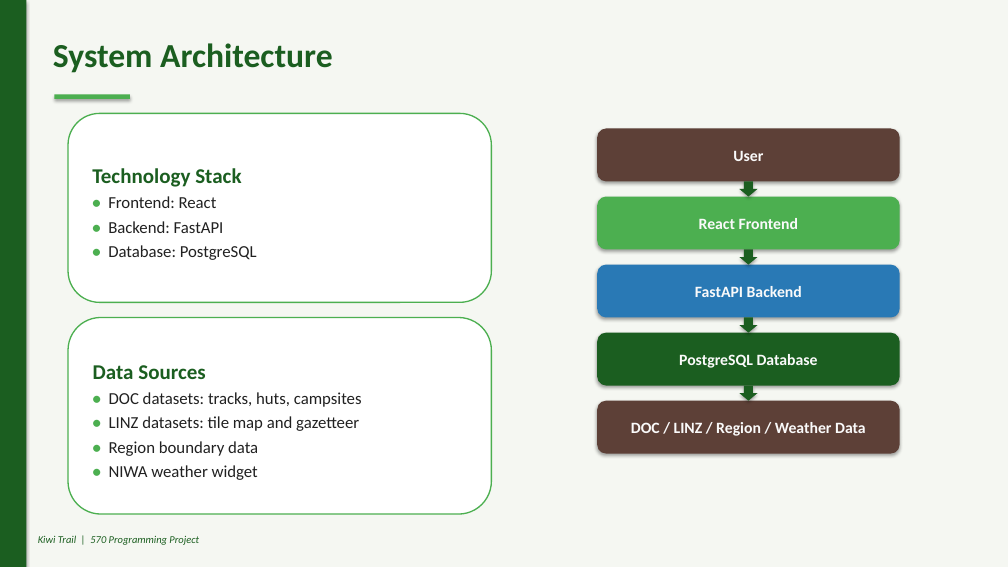
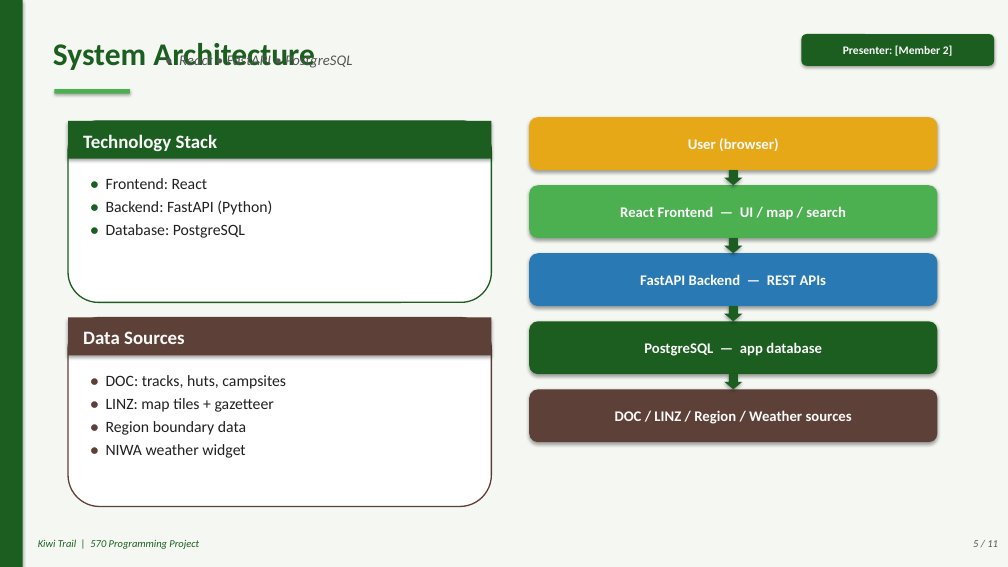
Before and after one commit to alexpan2542-spec/kiwitrail, a slide deck: slide 5 of PythonProject/Kiwi_Trail_Presentation.pptx. Drawn at 1008x567 pixels with LibreOffice and Linux fonts; fonts in the diff are those of the drawing. Boxes give left, top, right and bottom in pixels: in the first picture for what was removed or moved away, otherwise in the second. Text is boxed around its words. In the diff, an @@ line names an element or a change of style, - is before the commit and + after.

```diff
--- a/PythonProject/Kiwi_Trail_Presentation.pptx
+++ b/PythonProject/Kiwi_Trail_Presentation.pptx
@@ text "System Architecture" at [53, 43, 315, 70]: size 32 to 30 pt @@
@@ text added at [179, 52, 352, 69], 14 pt, text #555555, italic @@
+• React • FastAPI • PostgreSQL
@@ rounded rectangle added at [802, 34, 994, 66], fill #1B5E20, 11 pt, text #FAFAFA, bold @@
+Presenter: [Member 2]
@@ rectangle: place and size @@
-rectangle at [54, 95, 130, 99]
+rectangle at [54, 89, 130, 94]
@@ rounded rectangle "User (browser)": place and size @@
-rounded rectangle "User (browser)" at [597, 129, 900, 181]
+rounded rectangle "User (browser)" at [529, 117, 938, 170]
@@ rounded rectangle "User (browser)" at [529, 117, 938, 170]: fill #5D4037 to #E6A817 @@
@@ rounded rectangle added at [68, 121, 492, 302], fill #FFFFFF, outline #1B5E20 1.25 pt @@
@@ rectangle added at [68, 121, 492, 159], fill #1B5E20, 18 pt, text #FAFAFA, bold @@
+Technology Stack
@@ text in rounded rectangle at [688, 138, 778, 151]: text changed; size 15 to 14 pt @@
-User
+User (browser)
@@ text "• Frontend: React" at [106, 178, 272, 238]: vertical alignment middle to top; fill #FFFFFF to none; outline #4CAF50 1.25 pt to none @@
@@ text "• Frontend: React": place and size @@
-text "• Frontend: React" at [68, 113, 492, 302]
+text "• Frontend: React" at [106, 178, 272, 238]
@@ text at [92, 168, 241, 187]: paragraph removed @@
-Technology Stack
@@ text at [106, 178, 245, 238]: size 16 to 15 pt in "• Frontend: React", "• Database: PostgreSQL"; text colour #4CAF50 to #1B5E20 in "•", "•" @@
@@ text at [106, 200, 272, 215]: text changed; size 16 to 15 pt @@
-• Backend: FastAPI
+• Backend: FastAPI (Python)
@@ rounded rectangle "React Frontend — UI / ...": place and size @@
-rounded rectangle "React Frontend — UI / ..." at [597, 197, 900, 250]
+rounded rectangle "React Frontend — UI / ..." at [529, 185, 938, 238]
@@ text in rounded rectangle at [620, 206, 846, 220]: text changed; size 15 to 14 pt @@
-React Frontend
+React Frontend — UI / map / search
@@ rounded rectangle "FastAPI Backend — REST APIs": place and size @@
-rounded rectangle "FastAPI Backend — REST APIs" at [597, 265, 900, 318]
+rounded rectangle "FastAPI Backend — REST APIs" at [529, 253, 938, 306]
@@ text in rounded rectangle at [640, 274, 827, 285]: text changed; size 15 to 14 pt @@
-FastAPI Backend
+FastAPI Backend — REST APIs
@@ rounded rectangle added at [68, 318, 492, 507], fill #FFFFFF, outline #5D4037 1.25 pt @@
@@ rectangle added at [68, 318, 492, 355], fill #5D4037, 18 pt, text #FAFAFA, bold @@
+Data Sources
@@ rounded rectangle "PostgreSQL — app database": place and size @@
-rounded rectangle "PostgreSQL — app database" at [597, 333, 900, 386]
+rounded rectangle "PostgreSQL — app database" at [529, 321, 938, 374]
@@ 4 down arrows: place and size @@
-4 down arrows at [740, 181, 758, 401]
+4 down arrows at [724, 170, 743, 389]
@@ text in rounded rectangle at [644, 342, 822, 356]: text changed; size 15 to 14 pt @@
-PostgreSQL Database
+PostgreSQL — app database
@@ text "• DOC: tracks, huts, campsites": place and size @@
-text "• DOC: tracks, huts, campsites" at [68, 318, 492, 514]
+text "• DOC: tracks, huts, campsites" at [106, 375, 286, 458]
@@ text "• DOC: tracks, huts, campsites" at [106, 375, 286, 458]: vertical alignment middle to top; fill #FFFFFF to none; outline #4CAF50 1.25 pt to none @@
@@ text at [106, 375, 286, 412]: text changed; size 16 to 15 pt @@
-Data Sources
-• DOC datasets: tracks, huts, campsites
-• LINZ datasets: tile map and gazetteer
+• DOC: tracks, huts, campsites
+• LINZ: map tiles + gazetteer
@@ rounded rectangle "DOC / LINZ / Region ...": place and size @@
-rounded rectangle "DOC / LINZ / Region ..." at [597, 401, 900, 454]
+rounded rectangle "DOC / LINZ / Region ..." at [529, 389, 938, 442]
@@ text in rounded rectangle at [615, 410, 852, 424]: text changed; size 15 to 14 pt @@
-DOC / LINZ / Region / Weather Data
+DOC / LINZ / Region / Weather sources
@@ text at [106, 421, 246, 458]: size 16 to 15 pt in "• Region boundary data", "• NIWA weather widget"; text colour #4CAF50 to #5D4037 in "•", "•" @@
@@ text "Kiwi Trail | 570 Programming ...": place and size @@
-text "Kiwi Trail | 570 Programming ..." at [38, 535, 199, 545]
+text "Kiwi Trail | 570 Programming ..." at [38, 539, 199, 549]
@@ text added at [973, 540, 998, 547], 10 pt, text #555555, italic @@
+5 / 11
```
Also in this commit, not shown: 4 other slides changed, 6 slides added, 8 slides removed, 1 other file.
